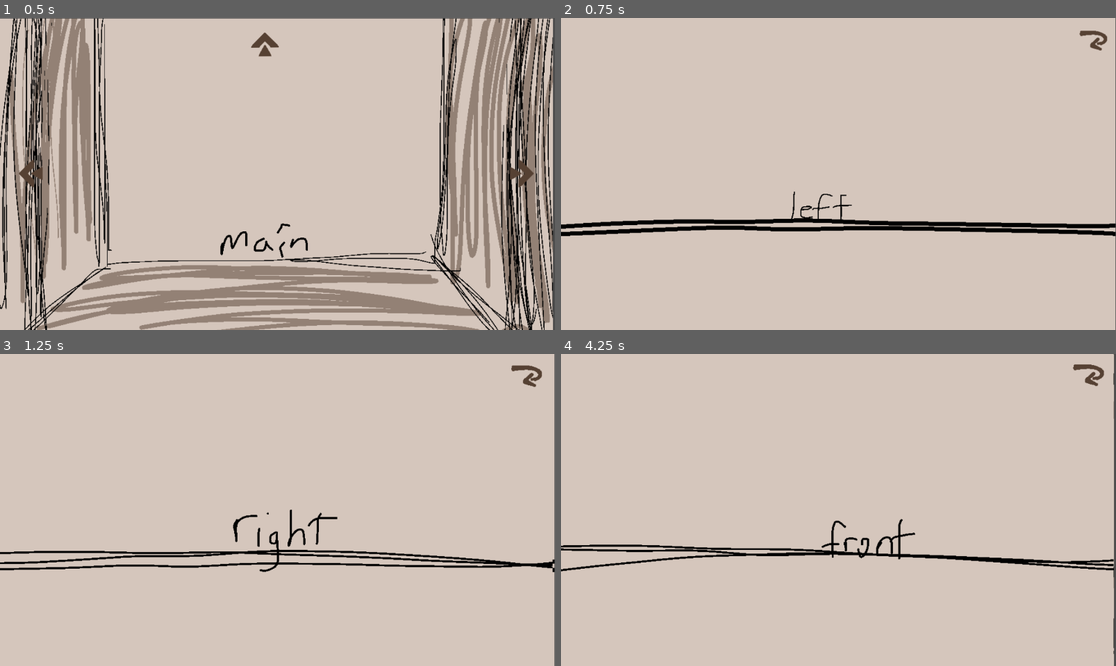
Above: before the commit, frames 1-4 (two rows, left to right).
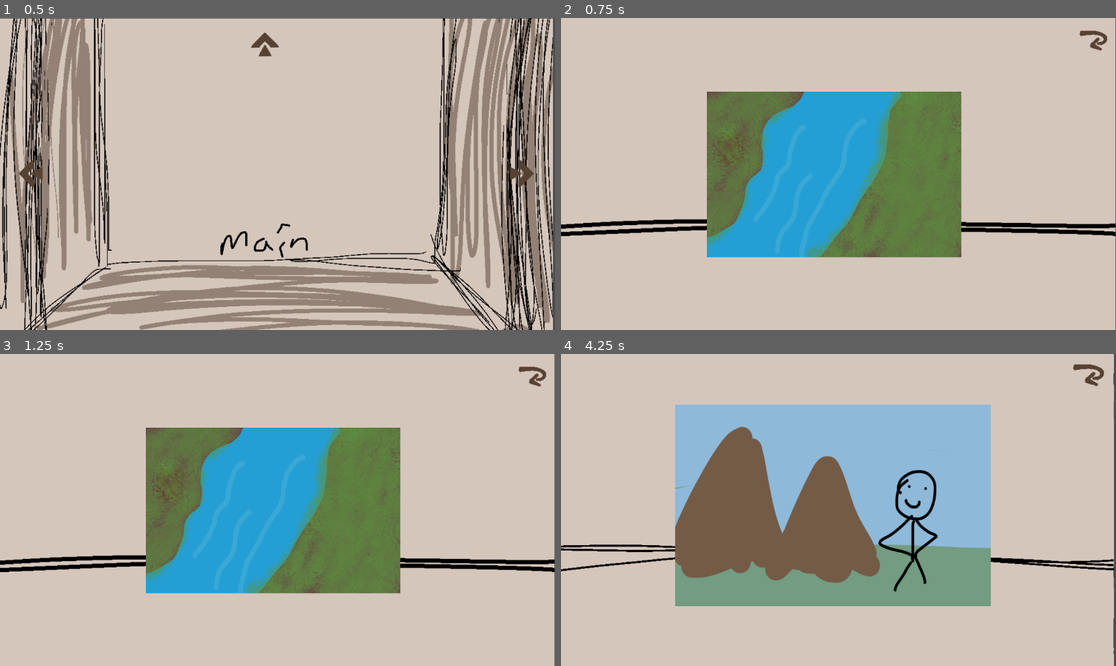
Above: after the commit, the same moments.

Repository: yaliu10/Escape-Room
Game: Godot game, scene res://room.tscn
Same seed, same stepped clock (60 frames per second), same inputs: the game is played once before the commit and once after it. This scene is started directly instead of the project's main scene.
Inputs (mouse positions are in pixels of both pictures, inside the frame that each line leads up to):
- Up to frame 1 (0.5 s): no input
- Up to frame 2 (0.75 s): tap Enter at 0.5 s; drag from (594, 174) to (1077, 174) at 0.52 s
- Up to frame 3 (1.25 s): no input
- Up to frame 4 (4.25 s): drag from (1077, 510) to (594, 510) at 1.27 s; tap Space at 2 s; move the mouse to (827, 385) at 2.02 s; click (827, 385) at 2.17 s; tap Enter at 2.75 s; drag from (1093, 375) to (1077, 510) at 2.77 s; drag from (1088, 375) to (827, 385) at 3.52 s

Frame 1 is identical in both runs. In frame 2, 24% of the frame differs, in the area x 26-73%, y 23-77%; in frame 3, 26%; in frame 4, 37%, in the area x 20-78%, y 16-81%.

Commit message:
painting selections

Diff:
--- a/escape-room/room.gd
+++ b/escape-room/room.gd
@@ -2,43 +2,110 @@
 
 var cursor = preload("res://art/IMG_2835.PNG")
 
-var left_wall_selected = false
-var right_wall_selected = false
-var front_wall_selected = false
+
+#right now the same variable is being used to check every wall,
+#so there may be a bug where the return buttons are overlapping
+#var left_wall_selected = false
+#var right_wall_selected = false
+#var front_wall_selected = false
+
+var wall_selected = false
+var painting_selected = false
+
+#connect to areas of any interactable objects
+func change_cursor():
+	if !wall_selected:
+		Input.set_custom_mouse_cursor(cursor)
+
+func change_cursor_back():
+	if !wall_selected:
+		Input.set_custom_mouse_cursor(null)
 
 
-func change_cursor():
+#the two following functions are for anything interactable within the selected wall
+func change_cursor_in_selection():
+	if !painting_selected:
+		Input.set_custom_mouse_cursor(cursor)
+
+func change_cursor_back_in_selection():
+	if !painting_selected:
+		Input.set_custom_mouse_cursor(null)
+
+
+#the two following functions are for anything interactable within the paintings
+func change_cursor_in_painting():
 	Input.set_custom_mouse_cursor(cursor)
 
-func change_cursor_back():
+func change_cursor_back_in_painting():
 	Input.set_custom_mouse_cursor(null)
 
 #left wall selection
 func _on_left_return_area_input_event(viewport: Node, event: InputEvent, shape_idx: int) -> void:
 	if event is InputEventMouseButton and event.button_index == MOUSE_BUTTON_LEFT:
 		$"Left Wall".visible = false
-		left_wall_selected = false
+		wall_selected = false
 func _on_left_arrow_area_input_event(viewport: Node, event: InputEvent, shape_idx: int) -> void:
-	if event is InputEventMouseButton and event.button_index == MOUSE_BUTTON_LEFT:
-		$"Left Wall".visible = true
-		left_wall_selected = true
+	if !wall_selected:
+		if event is InputEventMouseButton and event.button_index == MOUSE_BUTTON_LEFT:
+			$"Left Wall".visible = true
+			wall_selected = true
+
 
 #right wall selection
 func _on_right_return_area_input_event(viewport: Node, event: InputEvent, shape_idx: int) -> void:
 	if event is InputEventMouseButton and event.button_index == MOUSE_BUTTON_LEFT:
 		$"Right Wall".visible = false
-		right_wall_selected = false
+		wall_selected = false
 func _on_right_arrow_area_input_event(viewport: Node, event: InputEvent, shape_idx: int) -> void:
-	if event is InputEventMouseButton and event.button_index == MOUSE_BUTTON_LEFT:
-		$"Right Wall".visible = true
-		right_wall_selected = true
+	if !wall_selected:
+		if event is InputEventMouseButton and event.button_index == MOUSE_BUTTON_LEFT:
+			$"Right Wall".visible = true
+			wall_selected = true
+
 
 #front wall selection
 func _on_front_return_area_input_event(viewport: Node, event: InputEvent, shape_idx: int) -> void:
 	if event is InputEventMouseButton and event.button_index == MOUSE_BUTTON_LEFT:
 		$"Front Wall".visible = false
-		front_wall_selected = false
+		wall_selected = false
 func _on_front_arrow_area_input_event(viewport: Node, event: InputEvent, shape_idx: int) -> void:
+	if !wall_selected:
+		if event is InputEventMouseButton and event.button_index == MOUSE_BUTTON_LEFT:
+			$"Front Wall".visible = true
+			wall_selected = true
+
+
+#left painting slection
+func _on_left_painting_return_area_input_event(viewport: Node, event: InputEvent, shape_idx: int) -> void:
 	if event is InputEventMouseButton and event.button_index == MOUSE_BUTTON_LEFT:
-		$"Front Wall".visible = true
-		front_wall_selected = true
+			$"In Left Painting".visible = false
+			painting_selected = false
+func _on_left_painting_area_input_event(viewport: Node, event: InputEvent, shape_idx: int) -> void:
+	if !painting_selected:
+		if event is InputEventMouseButton and event.button_index == MOUSE_BUTTON_LEFT:
+			$"In Left Painting".visible = true
+			painting_selected = true
+
+
+#right painting slection
+func _on_right_painting_return_area_input_event(viewport: Node, event: InputEvent, shape_idx: int) -> void:
+	if event is InputEventMouseButton and event.button_index == MOUSE_BUTTON_LEFT:
+			$"In Right Painting".visible = false
+			painting_selected = false
+func _on_right_painting_area_input_event(viewport: Node, event: InputEvent, shape_idx: int) -> void:
+	if !painting_selected:
+		if event is InputEventMouseButton and event.button_index == MOUSE_BUTTON_LEFT:
+			$"In Right Painting".visible = true
+			painting_selected = true
+
+
+#front painting slection
+func _on_front_painting_return_area_input_event(viewport: Node, event: InputEvent, shape_idx: int) -> void:
+	if event is InputEventMouseButton and event.button_index == MOUSE_BUTTON_LEFT:
+			$"In Front Painting".visible = false
+			painting_selected = false
+func _on_front_painting_area_input_event(viewport: Node, event: InputEvent, shape_idx: int) -> void:
+	if !painting_selected:
+		if event is InputEventMouseButton and event.button_index == MOUSE_BUTTON_LEFT:
+			$"In Front Painting".visible = true
+			painting_selected = true
--- a/escape-room/room.tscn
+++ b/escape-room/room.tscn
@@ -6,7 +6,10 @@
 [ext_resource type="Texture2D" uid="uid://b0ntdu2glqfxn" path="res://art/left wall.PNG" id="4_of1yb"]
 [ext_resource type="Texture2D" uid="uid://o3xsmuyt5k5g" path="res://art/return.PNG" id="5_xourl"]
 [ext_resource type="Texture2D" uid="uid://b6h25a8ai2hog" path="res://art/right Wall.PNG" id="6_nnuvc"]
+[ext_resource type="Texture2D" uid="uid://drofonil8t46s" path="res://art/painting 1.PNG" id="6_x17j6"]
 [ext_resource type="Texture2D" uid="uid://cncut3a30jwir" path="res://art/front wall.PNG" id="7_nxmvr"]
+[ext_resource type="Texture2D" uid="uid://cn007kodgbnx" path="res://art/painting 2.PNG" id="8_6qmun"]
+[ext_resource type="Texture2D" uid="uid://e3vlr8l8casf" path="res://art/painting 3.PNG" id="10_0cw3k"]
 
 [sub_resource type="CircleShape2D" id="CircleShape2D_ddivy"]
 radius = 28.1603
@@ -20,11 +23,29 @@
 [sub_resource type="CircleShape2D" id="CircleShape2D_lu6b0"]
 radius = 33.0
 
+[sub_resource type="RectangleShape2D" id="RectangleShape2D_kii1n"]
+size = Vector2(968.779, 556.395)
+
 [sub_resource type="CircleShape2D" id="CircleShape2D_uxcqm"]
 radius = 35.1381
 
+[sub_resource type="RectangleShape2D" id="RectangleShape2D_rvwke"]
+size = Vector2(993.39, 560.751)
+
 [sub_resource type="CircleShape2D" id="CircleShape2D_w43hp"]
 radius = 36.7886
+
+[sub_resource type="RectangleShape2D" id="RectangleShape2D_ka71n"]
+size = Vector2(1008.99, 601.408)
+
+[sub_resource type="CircleShape2D" id="CircleShape2D_6cqyu"]
+radius = 28.357
+
+[sub_resource type="CircleShape2D" id="CircleShape2D_dt2k6"]
+radius = 29.6795
+
+[sub_resource type="CircleShape2D" id="CircleShape2D_18k77"]
+radius = 29.872
 
 [node name="Room" type="Node2D"]
 script = ExtResource("1_px8ol")
@@ -82,6 +103,17 @@
 [node name="CollisionShape2D" type="CollisionShape2D" parent="Left Wall/Left Wall Return/Left Return Area"]
 shape = SubResource("CircleShape2D_lu6b0")
 
+[node name="Left Painting" type="Sprite2D" parent="Left Wall"]
+position = Vector2(504.438, 300)
+scale = Vector2(0.459166, 0.529231)
+texture = ExtResource("6_x17j6")
+
+[node name="Left Painting Area" type="Area2D" parent="Left Wall/Left Painting"]
+
+[node name="CollisionShape2D" type="CollisionShape2D" parent="Left Wall/Left Painting/Left Painting Area"]
+position = Vector2(0, -7.84882)
+shape = SubResource("RectangleShape2D_kii1n")
+
 [node name="Right Wall" type="Sprite2D" parent="."]
 visible = false
 scale = Vector2(1.12012, 1.085)
@@ -97,6 +129,19 @@
 [node name="CollisionShape2D" type="CollisionShape2D" parent="Right Wall/Right Wall Return/Right Return Area"]
 shape = SubResource("CircleShape2D_uxcqm")
 
+[node name="Right Painting" type="Sprite2D" parent="Right Wall"]
+position = Vector2(218.727, 96.7742)
+scale = Vector2(0.552746, 0.623656)
+texture = ExtResource("8_6qmun")
+centered = false
+
+[node name="Right Painting Area" type="Area2D" parent="Right Wall/Right Painting"]
+
+[node name="CollisionShape2D" type="CollisionShape2D" parent="Right Wall/Right Painting/Right Painting Area"]
+position = Vector2(505.539, 298.522)
+scale = Vector2(1, 1)
+shape = SubResource("RectangleShape2D_rvwke")
+
 [node name="Front Wall" type="Sprite2D" parent="."]
 visible = false
 scale = Vector2(1.12012, 1.085)
@@ -111,6 +156,64 @@
 
 [node name="CollisionShape2D" type="CollisionShape2D" parent="Front Wall/Front Wall Return/Front Return Area"]
 shape = SubResource("CircleShape2D_w43hp")
+
+[node name="Front Painting" type="Sprite2D" parent="Front Wall"]
+position = Vector2(211.585, 96.7742)
+scale = Vector2(0.571055, 0.643625)
+texture = ExtResource("10_0cw3k")
+centered = false
+
+[node name="Front Painting Area" type="Area2D" parent="Front Wall/Front Painting"]
+
+[node name="CollisionShape2D" type="CollisionShape2D" parent="Front Wall/Front Painting/Front Painting Area"]
+position = Vector2(508.092, 297.852)
+scale = Vector2(1, 1)
+shape = SubResource("RectangleShape2D_ka71n")
+
+[node name="In Left Painting" type="Sprite2D" parent="."]
+visible = false
+scale = Vector2(1.13086, 1.085)
+texture = ExtResource("6_x17j6")
+centered = false
+
+[node name="Left Painting Return" type="Sprite2D" parent="In Left Painting"]
+position = Vector2(961.216, 43.318)
+texture = ExtResource("5_xourl")
+
+[node name="Left Painting Return Area" type="Area2D" parent="In Left Painting/Left Painting Return"]
+
+[node name="CollisionShape2D" type="CollisionShape2D" parent="In Left Painting/Left Painting Return/Left Painting Return Area"]
+shape = SubResource("CircleShape2D_6cqyu")
+
+[node name="In Right Painting" type="Sprite2D" parent="."]
+visible = false
+scale = Vector2(1.125, 1.08833)
+texture = ExtResource("8_6qmun")
+centered = false
+
+[node name="Right Painting Return" type="Sprite2D" parent="In Right Painting"]
+position = Vector2(968, 41.3476)
+texture = ExtResource("5_xourl")
+
+[node name="Right Painting Return Area" type="Area2D" parent="In Right Painting/Right Painting Return"]
+
+[node name="CollisionShape2D" type="CollisionShape2D" parent="In Right Painting/Right Painting Return/Right Painting Return Area"]
+shape = SubResource("CircleShape2D_dt2k6")
+
+[node name="In Front Painting" type="Sprite2D" parent="."]
+visible = false
+scale = Vector2(1.12402, 1.08833)
+texture = ExtResource("10_0cw3k")
+centered = false
+
+[node name="Front Painting Return" type="Sprite2D" parent="In Front Painting"]
+position = Vector2(965.282, 45.9418)
+texture = ExtResource("5_xourl")
+
+[node name="Front Painting Return Area" type="Area2D" parent="In Front Painting/Front Painting Return"]
+
+[node name="CollisionShape2D" type="CollisionShape2D" parent="In Front Painting/Front Painting Return/Front Painting Return Area"]
+shape = SubResource("CircleShape2D_18k77")
 
 [connection signal="input_event" from="Left Arrow/Left Arrow Area" to="." method="_on_left_arrow_area_input_event"]
 [connection signal="mouse_entered" from="Left Arrow/Left Arrow Area" to="." method="change_cursor"]
@@ -122,11 +225,29 @@
 [connection signal="mouse_entered" from="Front Arrow/Front Arrow Area" to="." method="change_cursor"]
 [connection signal="mouse_exited" from="Front Arrow/Front Arrow Area" to="." method="change_cursor_back"]
 [connection signal="input_event" from="Left Wall/Left Wall Return/Left Return Area" to="." method="_on_left_return_area_input_event"]
-[connection signal="mouse_entered" from="Left Wall/Left Wall Return/Left Return Area" to="." method="change_cursor"]
-[connection signal="mouse_exited" from="Left Wall/Left Wall Return/Left Return Area" to="." method="change_cursor_back"]
+[connection signal="mouse_entered" from="Left Wall/Left Wall Return/Left Return Area" to="." method="change_cursor_in_selection"]
+[connection signal="mouse_exited" from="Left Wall/Left Wall Return/Left Return Area" to="." method="change_cursor_back_in_selection"]
+[connection signal="input_event" from="Left Wall/Left Painting/Left Painting Area" to="." method="_on_left_painting_area_input_event"]
+[connection signal="mouse_entered" from="Left Wall/Left Painting/Left Painting Area" to="." method="change_cursor_in_selection"]
+[connection signal="mouse_exited" from="Left Wall/Left Painting/Left Painting Area" to="." method="change_cursor_back_in_selection"]
 [connection signal="input_event" from="Right Wall/Right Wall Return/Right Return Area" to="." method="_on_right_return_area_input_event"]
-[connection signal="mouse_entered" from="Right Wall/Right Wall Return/Right Return Area" to="." method="change_cursor"]
-[connection signal="mouse_exited" from="Right Wall/Right Wall Return/Right Return Area" to="." method="change_cursor_back"]
+[connection signal="mouse_entered" from="Right Wall/Right Wall Return/Right Return Area" to="." method="change_cursor_in_selection"]
+[connection signal="mouse_exited" from="Right Wall/Right Wall Return/Right Return Area" to="." method="change_cursor_back_in_selection"]
+[connection signal="input_event" from="Right Wall/Right Painting/Right Painting Area" to="." method="_on_right_painting_area_input_event"]
+[connection signal="mouse_entered" from="Right Wall/Right Painting/Right Painting Area" to="." method="change_cursor_in_selection"]
+[connection signal="mouse_exited" from="Right Wall/Right Painting/Right Painting Area" to="." method="change_cursor_back_in_selection"]
 [connection signal="input_event" from="Front Wall/Front Wall Return/Front Return Area" to="." method="_on_front_return_area_input_event"]
-[connection signal="mouse_entered" from="Front Wall/Front Wall Return/Front Return Area" to="." method="change_cursor"]
-[connection signal="mouse_exited" from="Front Wall/Front Wall Return/Front Return Area" to="." method="change_cursor_back"]
+[connection signal="mouse_entered" from="Front Wall/Front Wall Return/Front Return Area" to="." method="change_cursor_in_selection"]
+[connection signal="mouse_exited" from="Front Wall/Front Wall Return/Front Return Area" to="." method="change_cursor_back_in_selection"]
+[connection signal="input_event" from="Front Wall/Front Painting/Front Painting Area" to="." method="_on_front_painting_area_input_event"]
+[connection signal="mouse_entered" from="Front Wall/Front Painting/Front Painting Area" to="." method="change_cursor_in_selection"]
+[connection signal="mouse_exited" from="Front Wall/Front Painting/Front Painting Area" to="." method="change_cursor_back_in_selection"]
+[connection signal="input_event" from="In Left Painting/Left Painting Return/Left Painting Return Area" to="." method="_on_left_painting_return_area_input_event"]
+[connection signal="mouse_entered" from="In Left Painting/Left Painting Return/Left Painting Return Area" to="." method="change_cursor_in_painting"]
+[connection signal="mouse_exited" from="In Left Painting/Left Painting Return/Left Painting Return Area" to="." method="change_cursor_back_in_painting"]
+[connection signal="input_event" from="In Right Painting/Right Painting Return/Right Painting Return Area" to="." method="_on_right_painting_return_area_input_event"]
+[connection signal="mouse_entered" from="In Right Painting/Right Painting Return/Right Painting Return Area" to="." method="change_cursor_in_painting"]
+[connection signal="mouse_exited" from="In Right Painting/Right Painting Return/Right Painting Return Area" to="." method="change_cursor_back_in_painting"]
+[connection signal="input_event" from="In Front Painting/Front Painting Return/Front Painting Return Area" to="." method="_on_front_painting_return_area_input_event"]
+[connection signal="mouse_entered" from="In Front Painting/Front Painting Return/Front Painting Return Area" to="." method="change_cursor_in_painting"]
+[connection signal="mouse_exited" from="In Front Painting/Front Painting Return/Front Painting Return Area" to="." method="change_cursor_back_in_painting"]
Not shown: 1 places in escape-room/room.tscn that only renumber resources
